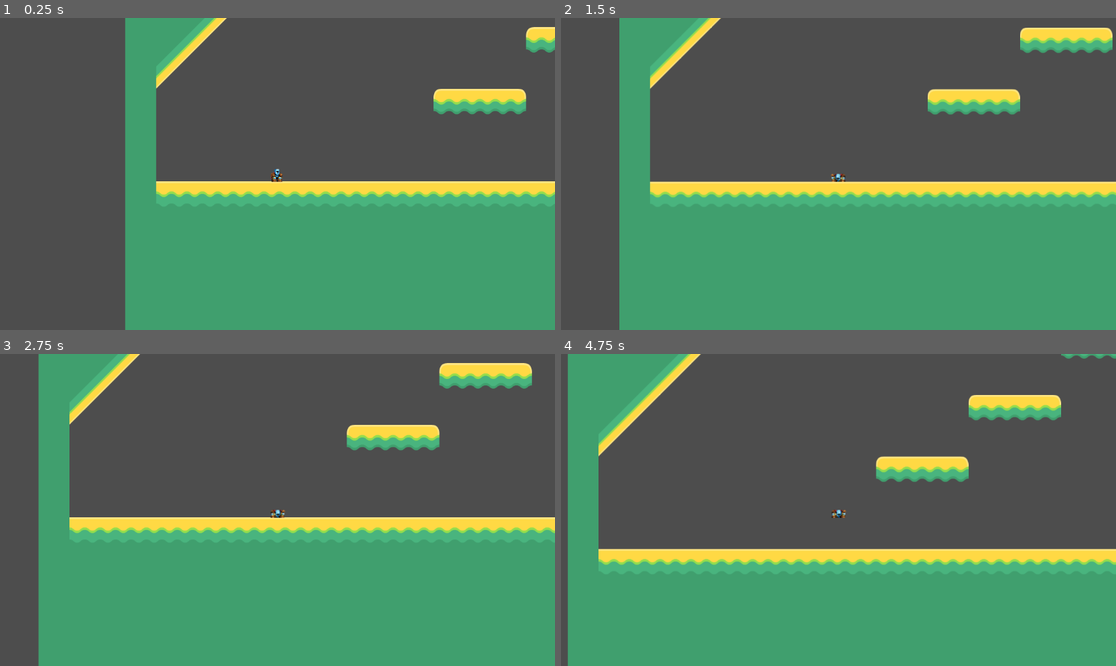
Above: before the commit, frames 1-4 (two rows, left to right).
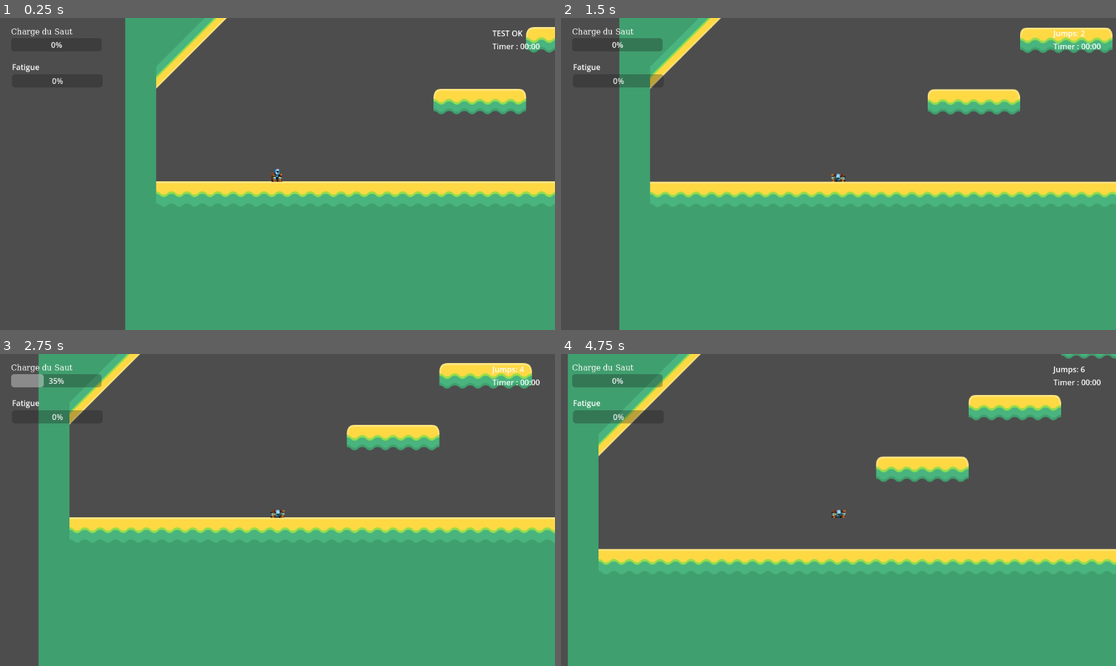
Above: after the commit, the same moments.

Repository: NahelDE/jump-queen
Game: Godot game, scene res://map.tscn
Same seed, same stepped clock (60 frames per second), same inputs: the game is played once before the commit and once after it.
Inputs:
- Up to frame 1 (0.25 s): no input
- Up to frame 2 (1.5 s): tap Enter (ui_accept) at 0.5, 1.35 s; hold Enter (ui_accept) 0.53-1.28 s; hold Right (ui_right) from 0.53 s (still down)
- Up to frame 3 (2.75 s): tap Enter (ui_accept) at 1.52, 1.82 s; release Right (ui_right) at 2.03 s; hold Left (ui_left) from 2.03 s (still down); hold Enter (ui_accept) from 2.03 s (still down)
- Up to frame 4 (4.75 s): release Left (ui_left) at 2.78 s; release Enter (ui_accept) at 2.78 s; hold Right (ui_right) 2.78-4.28 s; tap Enter (ui_accept) at 2.85, 3.02, 3.32, 4.35, 4.52 s; hold Enter (ui_accept) 3.53-4.28 s; hold Left (ui_left) from 4.28 s (still down)

The runs differ from the first frame. In frame 1, 0.3% of the frame differs, in the area x 2-98%, y 3-22%; in frame 2, 1.0%; in frame 3, 1.3%; in frame 4, 1.5%, in the area x 2-98%, y 3-23%.

Commit message:
Ajout du HUD (ProgressBar fonctionnent et jumpcount aussi)

Diff:
--- /dev/null
+++ b/hud.gd
@@ -0,0 +1,36 @@
+extends CanvasLayer
+
+# Utilise bien le clic droit -> "Access as Unique Name" sur tes nodes dans l'éditeur !
+@onready var jump_label = %JumpLabel
+@onready var timer_label = %TimerLabel
+@onready var jump_bar = %JumpBar
+@onready var stamina_bar = %StaminaBar
+
+func _ready():
+	add_to_group("interface")
+	print("--- LE HUD EST BIEN LANCE ---")
+
+	# Test manuel : on force les labels pour voir s'ils existent
+	if %JumpLabel:
+		%JumpLabel.text = "TEST OK"
+		print("Label trouvé !")
+	else:
+		print("ERREUR : Label introuvable, vérifie le NOM UNIQUE (%)")
+
+func update_jumps(count: int):
+	if jump_label:
+		jump_label.text = "Jumps: " + str(count)
+
+func update_timer(time: float):
+	if timer_label:
+		var mins = int(time) / 60
+		var secs = int(time) % 60
+		timer_label.text = "Time: " + str(mins).pad_zeros(2) + ":" + str(secs).pad_zeros(2)
+
+func update_jump_charge(value: float):
+	if jump_bar:
+		jump_bar.value = value
+
+func update_stamina(value: float):
+	if stamina_bar:
+		stamina_bar.value = value
--- /dev/null
+++ b/hud.tscn
@@ -0,0 +1,69 @@
+[gd_scene load_steps=2 format=3 uid="uid://n1174bagh8id"]
+
+[sub_resource type="FontFile" id="FontFile_37p78"]
+subpixel_positioning = 0
+msdf_pixel_range = 14
+msdf_size = 128
+cache/0/16/0/ascent = 0.0
+cache/0/16/0/descent = 0.0
+cache/0/16/0/underline_position = 0.0
+cache/0/16/0/underline_thickness = 0.0
+cache/0/16/0/scale = 1.0
+
+[node name="HUD" type="CanvasLayer"]
+
+[node name="Control" type="Control" parent="."]
+layout_mode = 3
+anchors_preset = 0
+offset_right = 1149.0
+offset_bottom = 648.0
+
+[node name="Labels" type="VBoxContainer" parent="Control"]
+layout_mode = 0
+offset_left = 1022.0
+offset_top = 20.0
+offset_right = 1121.0
+offset_bottom = 73.0
+
+[node name="JumpLabel" type="Label" parent="Control/Labels"]
+unique_name_in_owner = true
+layout_mode = 2
+text = "Jumps : 0"
+
+[node name="TimeLabel" type="Label" parent="Control/Labels"]
+unique_name_in_owner = true
+layout_mode = 2
+text = "Timer : 00:00"
+
+[node name="StatsLeft" type="VBoxContainer" parent="Control"]
+layout_mode = 0
+offset_left = 23.0
+offset_top = 21.0
+offset_right = 211.0
+offset_bottom = 82.0
+
+[node name="JumpCharge" type="Label" parent="Control/StatsLeft"]
+layout_mode = 2
+theme_override_fonts/font = SubResource("FontFile_37p78")
+text = "Charge du Saut"
+
+[node name="JumpBar" type="ProgressBar" parent="Control/StatsLeft"]
+unique_name_in_owner = true
+layout_mode = 2
+step = 1.0
+
+[node name="StatsRight" type="VBoxContainer" parent="Control"]
+layout_mode = 0
+offset_left = 25.0
+offset_top = 90.0
+offset_right = 213.0
+offset_bottom = 164.0
+
+[node name="Stamina" type="Label" parent="Control/StatsRight"]
+layout_mode = 2
+text = "Fatigue"
+
+[node name="StaminaBar" type="ProgressBar" parent="Control/StatsRight"]
+unique_name_in_owner = true
+layout_mode = 2
+step = 1.0
--- a/map.tscn
+++ b/map.tscn
@@ -1,8 +1,10 @@
-[gd_scene load_steps=6 format=4 uid="uid://c38en7ec3ryj2"]
+[gd_scene load_steps=8 format=4 uid="uid://c38en7ec3ryj2"]
 
 [ext_resource type="Texture2D" uid="uid://b8o0fkvvjlcsb" path="res://assets/kenney_abstract-platformer/Tilesheet/tilesheet_complete.png" id="1_c7s6e"]
 [ext_resource type="Script" uid="uid://mm2olr2b5u0d" path="res://map.gd" id="1_wijl4"]
 [ext_resource type="PackedScene" uid="uid://bae0gj0h7e70m" path="res://player.tscn" id="3_e0an3"]
+[ext_resource type="PackedScene" uid="uid://n1174bagh8id" path="res://hud.tscn" id="4_p5pve"]
+[ext_resource type="Script" uid="uid://b1s4uksswcgl4" path="res://hud.gd" id="5_urblq"]
 
 [sub_resource type="TileSetAtlasSource" id="TileSetAtlasSource_wijl4"]
 texture = ExtResource("1_c7s6e")
@@ -322,3 +324,6 @@
 position = Vector2(252, 545)
 
 [node name="Player" parent="." instance=ExtResource("3_e0an3")]
+
+[node name="HUD" parent="." groups=["interface"] instance=ExtResource("4_p5pve")]
+script = ExtResource("5_urblq")
--- a/player.gd
+++ b/player.gd
@@ -4,43 +4,58 @@
 @export var force_actuelle = 0.0
 @export var vitesse_marche = 200.0
 
+var nb_sauts = 0
+var timer_total = 0.0
+
 func _physics_process(delta):
-	# 1. Gravité et animation de saut (en l'air)
+	# 1. Update du Timer (on prévient le groupe interface)
+	timer_total += delta
+	get_tree().call_group("interface", "update_timer", timer_total)
+
+	# 2. Gravité
 	if not is_on_floor():
 		velocity += get_gravity() * delta
-		$AnimatedSprite2D.play("jump") # On utilise .play() c'est plus propre
+		$AnimatedSprite2D.play("jump")
 
-	# 2. Récupérer la direction
 	var direction = Input.get_axis("ui_left", "ui_right")
 
 	if is_on_floor():
-		# Gérer le Flip du sprite
+		# Flip du sprite
 		if direction != 0:
 			$AnimatedSprite2D.flip_h = (direction < 0)
 
-		# LOGIQUE AU SOL
+		# ÉTAT : CHARGE DU SAUT
 		if Input.is_action_pressed("ui_accept"):
-			# ÉTAPE : CHARGE DU SAUT
 			velocity.x = 0
-			$AnimatedSprite2D.play("jump") # Ou une animation de charge si tu as
+			$AnimatedSprite2D.play("jump")
 			force_actuelle = min(force_actuelle + 500 * delta, force_max)
-			$AnimatedSprite2D.scale = Vector2(2.0,2.0)
+			$AnimatedSprite2D.scale = Vector2(2.0, 2.0)
 
+			# On envoie la charge (0 à 100)
+			var pourcentage = (force_actuelle / force_max) * 100
+			get_tree().call_group("interface", "update_jump_charge", pourcentage)
+
+		# ÉTAT : MARCHE
 		elif direction != 0:
-			# ÉTAPE : MARCHE
 			velocity.x = direction * vitesse_marche
 			$AnimatedSprite2D.play("move")
-			$AnimatedSprite2D.scale = Vector2(2.0,2.0)
+			$AnimatedSprite2D.scale = Vector2(2.0, 2.0)
+
+		# ÉTAT : REPOS
 		else:
-			# ÉTAPE : REPOS
 			velocity.x = 0
 			$AnimatedSprite2D.play("static")
-			$AnimatedSprite2D.scale = Vector2(1.0,1.0)
+			$AnimatedSprite2D.scale = Vector2(1.0, 1.0)
 
-		# 3. RELÂCHER LE SAUT
+		# DÉCLENCHEMENT DU SAUT
 		if Input.is_action_just_released("ui_accept"):
 			velocity.y = -force_actuelle
 			velocity.x = direction * (force_actuelle * 0.5)
-			force_actuelle = 0
+
+			nb_sauts += 1
+			get_tree().call_group("interface", "update_jumps", nb_sauts)
+			get_tree().call_group("interface", "update_jump_charge", 0) # Remise à zéro HUD
+
+			force_actuelle = 0 # Remise à zéro variable interne
 
 	move_and_slide()
Not shown, added: hud.gd.uid
